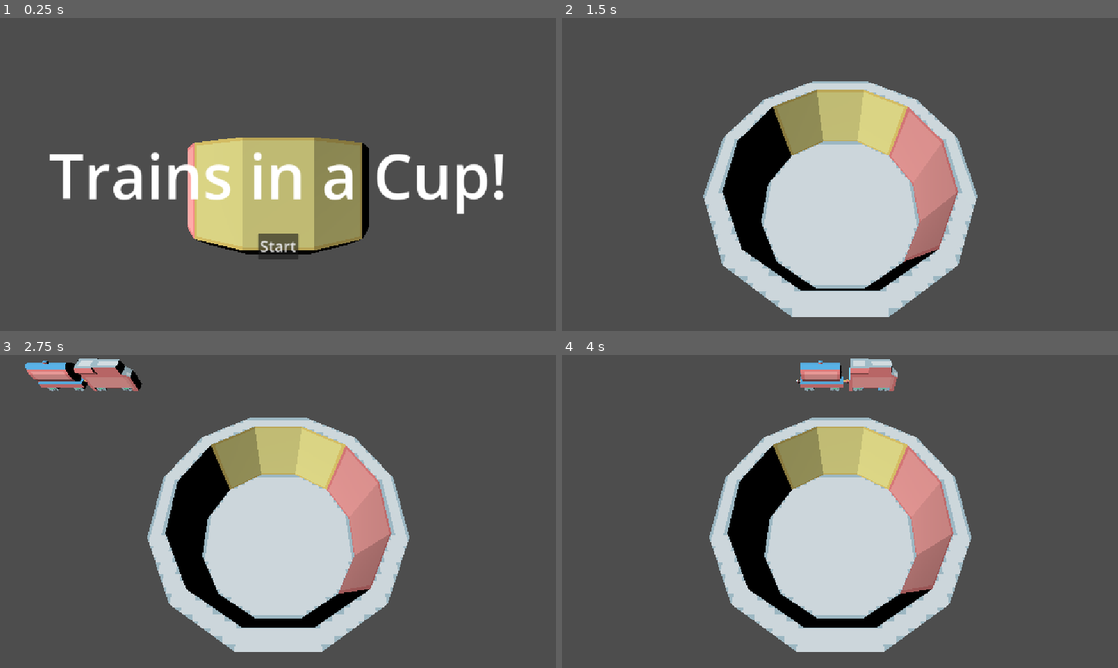
Above: before the commit, frames 1-4 (two rows, left to right).
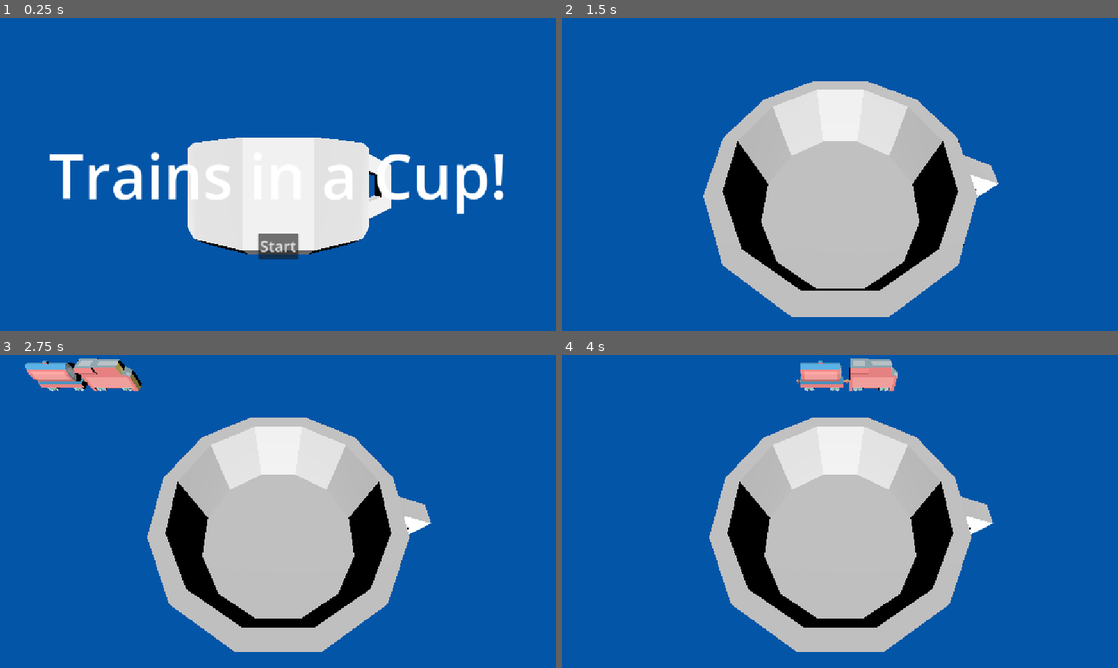
Above: after the commit, the same moments.

Repository: AlexGarbus/trains-in-a-cup
Game: Godot game, scene res://main/main.tscn
The game is run twice, just before and just after one commit, with the same random seed, the same clock (stepped at 60 frames per second) and the same inputs.
Inputs (mouse positions are in pixels of both pictures, inside the frame that each line leads up to):
- Up to frame 1 (0.25 s): no input
- Up to frame 2 (1.5 s): click "Start" at 0.5 s; move the mouse to (962, 158) at 1.27 s; click (962, 158) at 1.42 s
- Up to frame 3 (2.75 s): tap Enter at 2 s; drag from (166, 527) to (250, 574) at 2.02 s
- Up to frame 4 (4 s): move the mouse to (895, 442) at 2.77 s; click (895, 442) at 2.92 s; drag from (812, 574) to (673, 464) at 3.52 s

The runs differ from the first frame. In frame 1, 97% of the frame differs, in the area x 0-100%, y 0-100%; in frame 2, 97%; in frame 3, 96%; in frame 4, 97%.

Commit message:
Cup & lighting

Diff:
--- a/main/main.tscn
+++ b/main/main.tscn
@@ -16,6 +16,14 @@
 [ext_resource type="PackedScene" uid="uid://blsmhbej5v6so" path="res://objects/train/caboose/caboose.tscn" id="10_5xyti"]
 
 [sub_resource type="WorldBoundaryShape3D" id="WorldBoundaryShape3D_bsumw"]
+
+[sub_resource type="Environment" id="Environment_73k8k"]
+background_mode = 1
+background_color = Color(0.0352941, 0.333333, 0.658824, 1)
+ambient_light_source = 1
+ambient_light_energy = 0.0
+reflected_light_source = 1
+adjustment_enabled = true
 
 [node name="Main" type="Node"]
 script = ExtResource("1_0xm2m")
@@ -68,6 +76,13 @@
 [node name="End" parent="CanvasLayer" instance=ExtResource("4_na0o7")]
 visible = false
 
+[node name="WorldEnvironment" type="WorldEnvironment" parent="."]
+environment = SubResource("Environment_73k8k")
+
+[node name="DirectionalLight3D" type="DirectionalLight3D" parent="."]
+transform = Transform3D(1, 0, 0, 0, 0.866025, 0.5, 0, -0.5, 0.866025, 0, 0, 0)
+sky_mode = 1
+
 [node name="Camera3D" type="Camera3D" parent="."]
 script = ExtResource("2_xwkvk")
 
@@ -78,9 +93,6 @@
 [node name="CameraMarker2" type="Marker3D" parent="."]
 unique_name_in_owner = true
 transform = Transform3D(1, 0, 0, 0, 0.406737, 0.913546, 0, -0.913546, 0.406737, 0, 46, 26)
-
-[node name="DirectionalLight3D" type="DirectionalLight3D" parent="."]
-transform = Transform3D(-0.707107, -0.5, -0.5, -6.18172e-08, -0.707107, 0.707107, -0.707107, 0.5, 0.5, 0, 0, 0)
 
 [node name="Cup" parent="." instance=ExtResource("6_na0o7")]
 transform = Transform3D(1, 0, 0, 0, 1, 0, 0, 0, 1, 0, -26, 0)
Not shown: 1 places in main/main.tscn that only renumber resources
Binary file changed: objects/cup/cup.glb
Binary file changed: objects/cup/cup_0.png
Not shown, changed: objects/cup/cup_0.png.import
